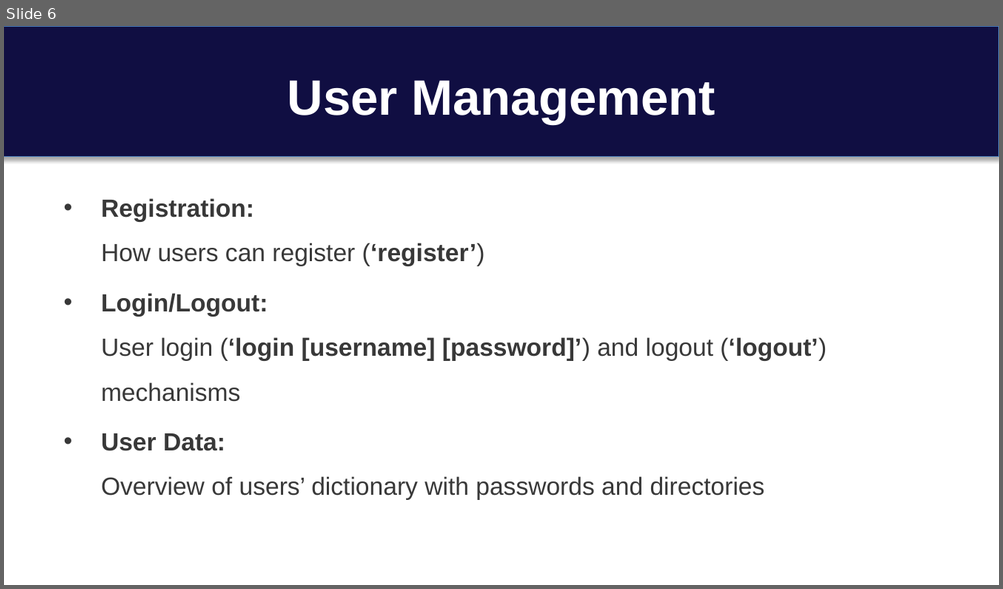
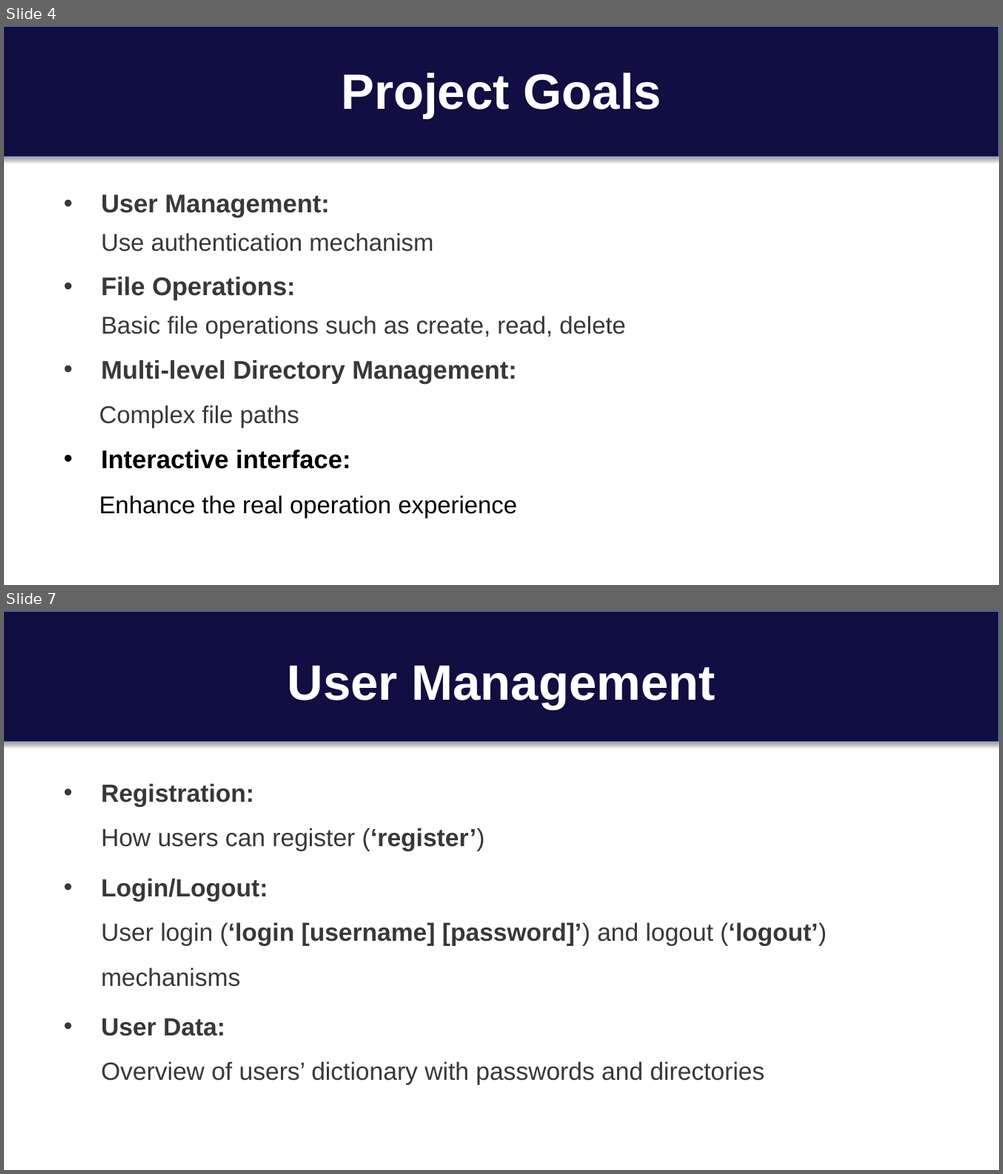
Before and after one commit to cseuconn/CSE-OS-2023-FALL, a slide deck: CSE-5305/Zongming_Juli/VFS presentation.pptx. Shown one above the other, each under a label of ours: slide 6 before the commit, slides 4 and 7 after it; the slides between them are not shown. The pictures are 1003x589 and 1003x1174 pixels, drawn with LibreOffice and Linux fonts; fonts in the diff are those of the drawing. Boxes give left, top, right and bottom in pixels: in the first picture for what was removed or moved away, otherwise in the second. Text is boxed around its words. In the diff, an @@ line names an element or a change of style, - is before the commit and + after.

```diff
--- a/CSE-5305/Zongming_Juli/VFS presentation.pptx
+++ b/CSE-5305/Zongming_Juli/VFS presentation.pptx
@@ slide 4 added at [4,26,999,585], background #FFFFFF; not listed: 1 template element that a slide beside it also shows @@
@@ title added at [341,73,662,118], 36 pt, text #FFFFFF, bold @@
+Project Goals
@@ text added at [99,195,626,519], 17.6 pt, text #383838 @@
+• User Management:
+  Use authentication mechanism
+• File Operations:
+  Basic file operations such as create, read, delete
+• Multi-level Directory Management:
+Complex file paths
+• Interactive interface:
+Enhance the real operation experience
@@ what was slide 6 is now slide 7 @@
```
Also in this commit, not shown: 7 slides changed, 11 other slides added, 2 slides removed, 1 other file.
